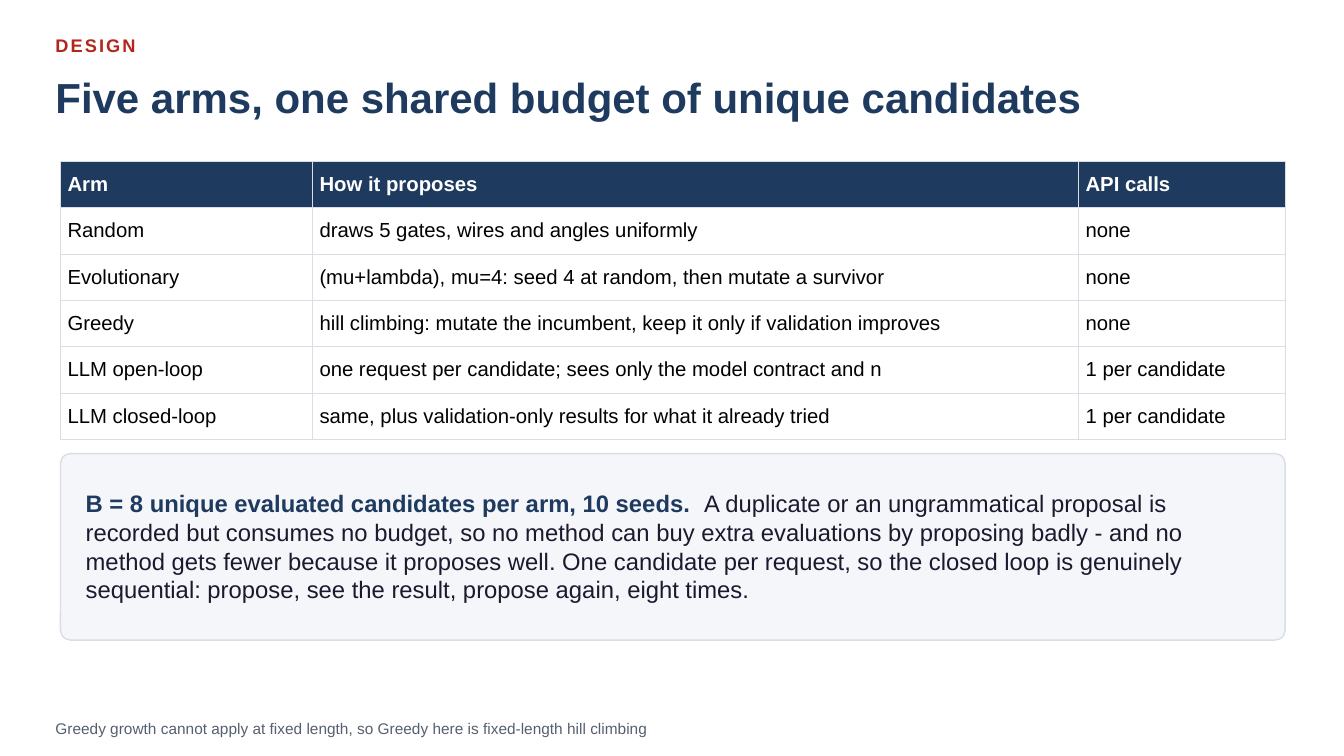
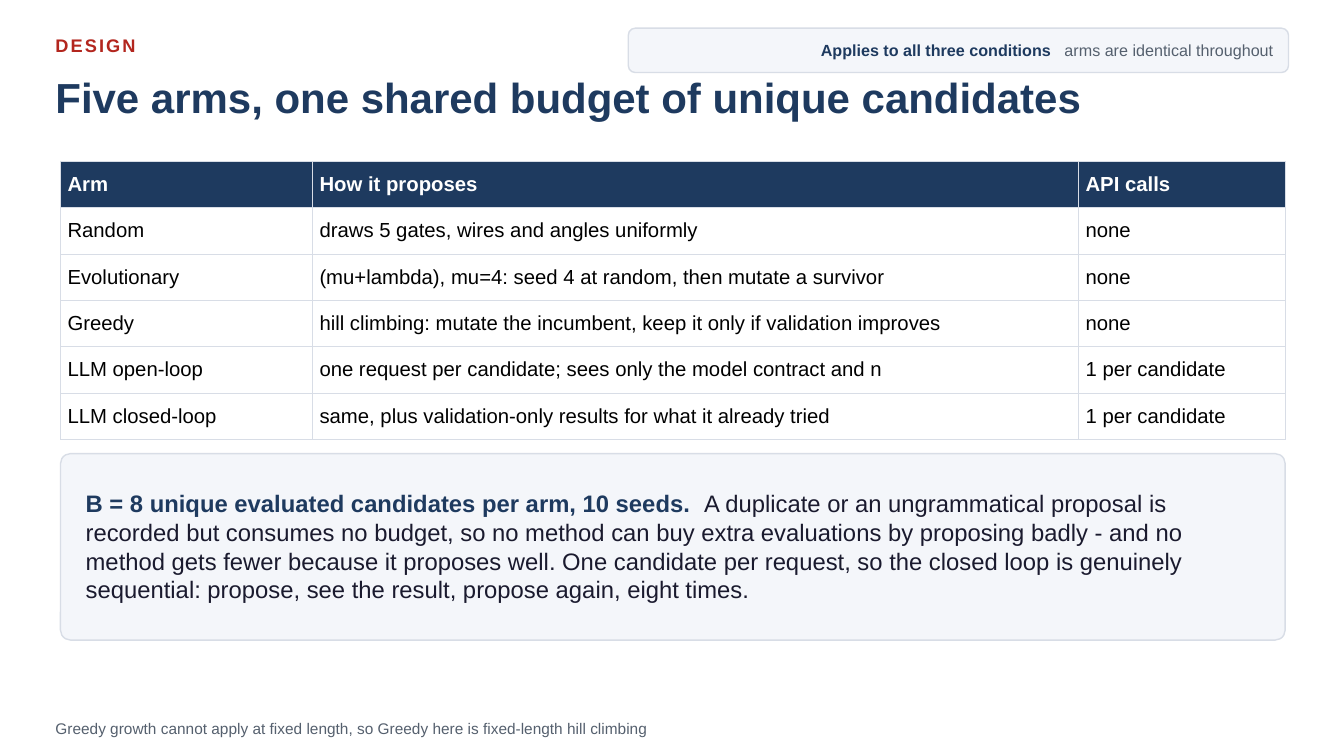
Before and after one commit to dorakingx/llm-vqc, a slide deck: slide 5 of docs/presentation/mini5/20260731_GSoC_mini5.pptx. Drawn at 1344x756 pixels with LibreOffice and Linux fonts; fonts in the diff are those of the drawing. Boxes give left, top, right and bottom in pixels: in the first picture for what was removed or moved away, otherwise in the second. Text is boxed around its words. In the diff, an @@ line names an element or a change of style, - is before the commit and + after.

```diff
--- a/docs/presentation/mini5/20260731_GSoC_mini5.pptx
+++ b/docs/presentation/mini5/20260731_GSoC_mini5.pptx
@@ rounded rectangle added at [628,28,1289,73], fill #F4F6FA, outline #D8DDE6 1 pt @@
@@ text added at [821,44,1273,60], 11.5 pt, text #1E3A5F, bold @@
+Applies to all three conditions arms are identical throughout
```
Also in this commit, not shown: 6 other slides changed, 9 other files.
